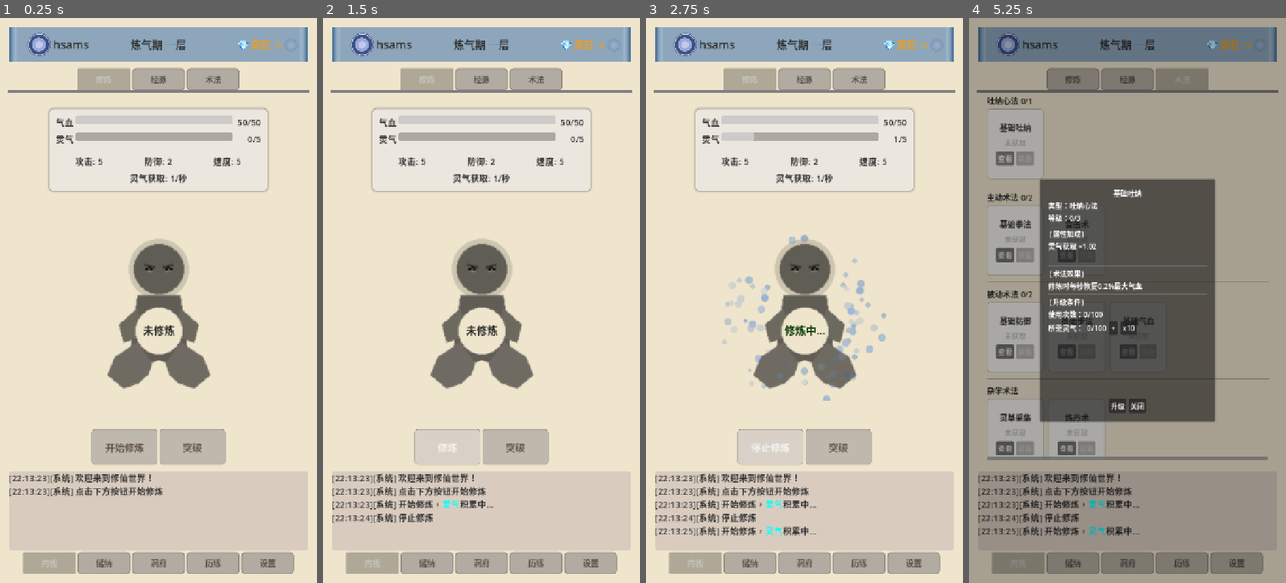
Above: before the commit, frames 1-4 (left to right).
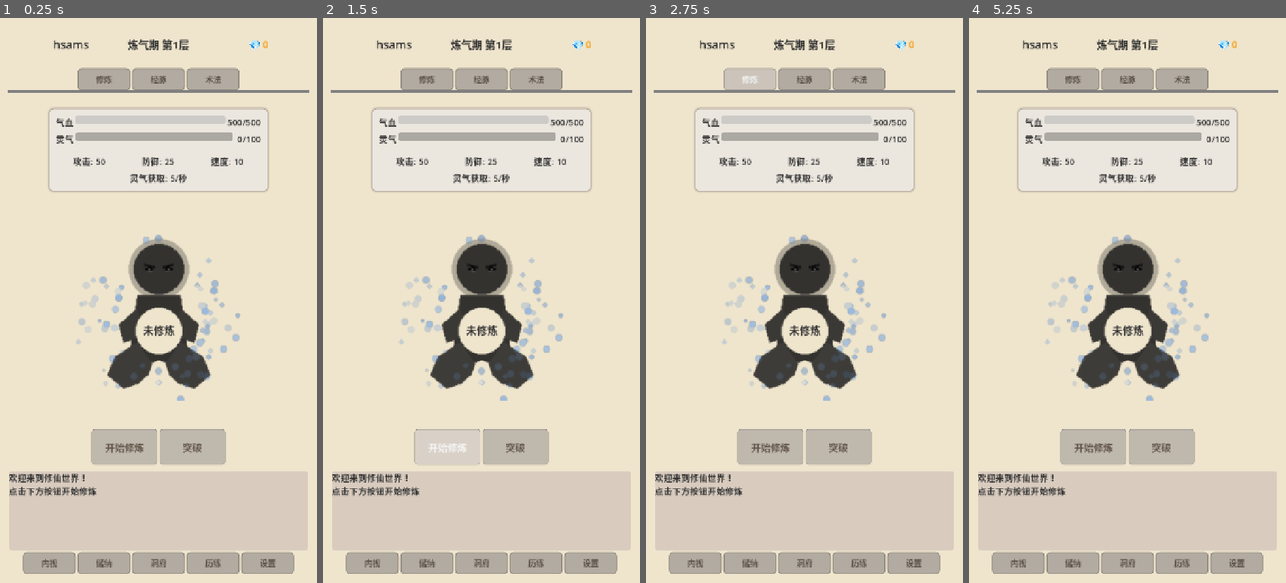
Above: after the commit, the same moments.

Repository: wcc11404/hello_world
Game: Godot game, scene res://scenes/main/Main.tscn
Two runs of this game, one before a commit and one after it. Both use one fixed random seed, a clock stepped at 60 frames per second and the inputs below.
Inputs (mouse positions are in pixels of both pictures, inside the frame that each line leads up to):
- Up to frame 1 (0.25 s): no input
- Up to frame 2 (1.5 s): click "开始修炼" at 0.5 s; click "停止修炼" (after the commit: "开始修炼") at 1.25 s
- Up to frame 3 (2.75 s): click "修炼" at 2 s
- Up to frame 4 (5.25 s): click "经脉" at 2.75 s; click "修炼" at 3.5 s; click "术法" at 4.25 s; click (1003, 159) at 5 s, where only the run before the commit has a clickable "查看"

The runs differ from the first frame. In frame 1, 12% of the frame differs, in the area x 2-98%, y 1-99%; in frame 2, 13%; in frame 3, 15%; in frame 4, 96%, in the area x 0-100%, y 0-100%.
Error after the commit: Parse Error: Function "add_log()" not found in base self. (res://scripts/ui/GameUI.gd:934)

Commit message:
refactor: 重构日志系统，明确区分系统消息和战斗消息
- 移除未使用的 on_lianli_lose 函数和信号连接
- 删除 GameUI.add_log() 和 LogManager.add_log() 自动检测函数
- 所有日志调用改为明确的 add_system_log() 或 add_battle_log()
- 气血不足等提示改为系统消息类型
- LianliModule 根据内容关键词判断日志类型

Diff:
--- a/scripts/core/LianliSystem.gd
+++ b/scripts/core/LianliSystem.gd
@@ -109,7 +109,8 @@
 
 	# 检查玩家血量，小于等于0不能进入历练
 	if player and player.health <= 0:
-		lianli_action_log.emit("气血不足，无法进入历练区域")
+		var area_name = lianli_area_data.get_area_name(area_id) if lianli_area_data else "历练区域"
+		lianli_action_log.emit("气血不足，无法进入" + area_name)
 		return false
 
 	current_area_id = area_id
@@ -128,7 +129,8 @@
 
 	# 检查玩家血量
 	if player and player.health <= 0:
-		lianli_action_log.emit("气血不足，无法进入无尽塔")
+		var tower_name = endless_tower_data.get_tower_name() if endless_tower_data else "无尽塔"
+		lianli_action_log.emit("气血不足，无法进入" + tower_name)
 		return false
 
 	# 设置无尽塔状态
@@ -255,6 +257,7 @@
 	return true
 
 # 结束历练（完全退出）
+# 注意：日志由调用方输出，此函数只负责清理状态
 func end_lianli():
 	is_in_lianli = false
 	is_in_battle = false
@@ -266,7 +269,6 @@
 	_restore_health_after_combat()
 	_reset_combat_buffs()
 	_cached_spell_system = null  # 清除缓存
-	lianli_action_log.emit("已退出历练区域")
 	lianli_ended.emit(false)
 
 # 结束当前战斗
@@ -301,15 +303,16 @@
 		match effect_type:
 			"start_buff":
 				var buff_type = effect_data.get("buff_type", "")
+				var log_effect = effect_data.get("log_effect", "")
 				match buff_type:
 					"defense":
 						var buff_percent = effect_data.get("buff_percent", 0.0)
 						combat_buffs.defense_percent += buff_percent
-						lianli_action_log.emit("战斗开始：" + spell_name + "生效，防御提升" + _format_percent(buff_percent))
+						lianli_action_log.emit("战斗开始，使用" + spell_name + "，" + log_effect)
 					"speed":
 						var buff_value = effect_data.get("buff_value", 0.0)
 						combat_buffs.speed_bonus += buff_value
-						lianli_action_log.emit("战斗开始：" + spell_name + "生效，速度+" + str(buff_value))
+						lianli_action_log.emit("战斗开始，使用" + spell_name + "，" + log_effect)
 					"health":
 						var health_percent = effect_data.get("buff_percent", 0.0)
 						if player:
@@ -321,7 +324,7 @@
 							player.set_combat_buffs(combat_buffs)
 							# 增加当前气血（临时）
 							player.health += bonus_health
-						lianli_action_log.emit("战斗开始：" + spell_name + "生效，气血上限提升" + _format_percent(health_percent))
+						lianli_action_log.emit("战斗开始，使用" + spell_name + "，" + log_effect)
 
 		# 增加使用次数
 		if not spell_id.is_empty():
@@ -521,13 +524,12 @@
 
 	# 检查是否是特殊区域（有special_drops）
 	if lianli_area_data and lianli_area_data.is_single_boss_area(current_area_id):
-		# 特殊区域掉落
+		# 特殊区域掉落（物品进入储纳时会由储纳系统提示）
 		var special_drops = lianli_area_data.get_special_drops(current_area_id)
 		for item_id in special_drops.keys():
 			var amount = special_drops[item_id]
 			loot.append({"item_id": item_id, "amount": amount})
 			lianli_reward.emit(item_id, amount, "lianli")
-		lianli_action_log.emit("战斗胜利！获得特殊奖励")
 	else:
 		# 普通掉落处理（从敌人配置中读取）
 		var drops_config = current_enemy.get("drops", {})
@@ -591,9 +593,8 @@
 		for item_id in reward.keys():
 			var amount = reward[item_id]
 			lianli_reward.emit(item_id, amount, "tower")
-		lianli_action_log.emit("通关第" + str(current_tower_floor) + "层！获得奖励！")
-	else:
-		lianli_action_log.emit("通关第" + str(current_tower_floor) + "层！")
+
+	lianli_action_log.emit("通关第" + str(current_tower_floor) + "层")
 
 	# 检查是否达到上限
 	var max_floor = endless_tower_data.get_max_floor()
--- a/scripts/core/SpellData.gd
+++ b/scripts/core/SpellData.gd
@@ -111,19 +111,19 @@
 				"spirit_cost": 120,
 				"use_count_required": 100,
 				"attribute_bonus": {"defense": 1.02},
-				"effect": {"type": "start_buff", "buff_type": "defense", "buff_percent": 0.15, "trigger_chance": 1.0}
+				"effect": {"type": "start_buff", "buff_type": "defense", "buff_percent": 0.15, "trigger_chance": 1.0, "log_effect": "防御提升15%"}
 			},
 			2: {
 				"spirit_cost": 360,
 				"use_count_required": 200,
 				"attribute_bonus": {"defense": 1.04},
-				"effect": {"type": "start_buff", "buff_type": "defense", "buff_percent": 0.16, "trigger_chance": 1.0}
+				"effect": {"type": "start_buff", "buff_type": "defense", "buff_percent": 0.16, "trigger_chance": 1.0, "log_effect": "防御提升16%"}
 			},
 			3: {
 				"spirit_cost": 1080,
 				"use_count_required": 500,
 				"attribute_bonus": {"defense": 1.06},
-				"effect": {"type": "start_buff", "buff_type": "defense", "buff_percent": 0.17, "trigger_chance": 1.0}
+				"effect": {"type": "start_buff", "buff_type": "defense", "buff_percent": 0.17, "trigger_chance": 1.0, "log_effect": "防御提升17%"}
 			}
 		}
 	},
@@ -138,19 +138,19 @@
 				"spirit_cost": 130,
 				"use_count_required": 100,
 				"attribute_bonus": {"speed": 0.1},
-				"effect": {"type": "start_buff", "buff_type": "speed", "buff_value": 0.1, "trigger_chance": 1.0}
+				"effect": {"type": "start_buff", "buff_type": "speed", "buff_value": 0.1, "trigger_chance": 1.0, "log_effect": "速度+0.1"}
 			},
 			2: {
 				"spirit_cost": 390,
 				"use_count_required": 200,
 				"attribute_bonus": {"speed": 0.2},
-				"effect": {"type": "start_buff", "buff_type": "speed", "buff_value": 0.2, "trigger_chance": 1.0}
+				"effect": {"type": "start_buff", "buff_type": "speed", "buff_value": 0.2, "trigger_chance": 1.0, "log_effect": "速度+0.2"}
 			},
 			3: {
 				"spirit_cost": 1170,
 				"use_count_required": 500,
 				"attribute_bonus": {"speed": 0.3},
-				"effect": {"type": "start_buff", "buff_type": "speed", "buff_value": 0.3, "trigger_chance": 1.0}
+				"effect": {"type": "start_buff", "buff_type": "speed", "buff_value": 0.3, "trigger_chance": 1.0, "log_effect": "速度+0.3"}
 			}
 		}
 	},
@@ -165,19 +165,19 @@
 				"spirit_cost": 120,
 				"use_count_required": 100,
 				"attribute_bonus": {"health": 1.02},
-				"effect": {"type": "start_buff", "buff_type": "health", "buff_percent": 0.005, "trigger_chance": 1.0}
+				"effect": {"type": "start_buff", "buff_type": "health", "buff_percent": 0.005, "trigger_chance": 1.0, "log_effect": "气血上限提升0.5%"}
 			},
 			2: {
 				"spirit_cost": 360,
 				"use_count_required": 200,
 				"attribute_bonus": {"health": 1.04},
-				"effect": {"type": "start_buff", "buff_type": "health", "buff_percent": 0.01, "trigger_chance": 1.0}
+				"effect": {"type": "start_buff", "buff_type": "health", "buff_percent": 0.01, "trigger_chance": 1.0, "log_effect": "气血上限提升1%"}
 			},
 			3: {
 				"spirit_cost": 1080,
 				"use_count_required": 500,
 				"attribute_bonus": {"health": 1.06},
-				"effect": {"type": "start_buff", "buff_type": "health", "buff_percent": 0.015, "trigger_chance": 1.0}
+				"effect": {"type": "start_buff", "buff_type": "health", "buff_percent": 0.015, "trigger_chance": 1.0, "log_effect": "气血上限提升1.5%"}
 			}
 		}
 	},
--- a/scripts/ui/GameUI.gd
+++ b/scripts/ui/GameUI.gd
@@ -210,8 +210,9 @@
 	show_neishi_tab()
 
 	# 在log_manager初始化后添加欢迎消息
-	add_log("欢迎来到修仙世界！")
-	add_log("点击下方按钮开始修炼")
+	if log_manager:
+		log_manager.add_system_log("欢迎来到修仙世界！")
+		log_manager.add_system_log("点击下方按钮开始修炼")
 
 	# 加载游戏数据（模块初始化完成后）
 	load_game_data()
@@ -460,10 +461,12 @@
 	neishi_module.log_message.connect(_on_neishi_module_log)
 
 func _on_cultivation_module_log(message: String):
-	add_log(message)
+	if log_manager:
+		log_manager.add_system_log(message)
 
 func _on_neishi_module_log(message: String):
-	add_log(message)
+	if log_manager:
+		log_manager.add_system_log(message)
 
 func setup_lianli_module():
 	# 创建历练模块
@@ -499,7 +502,8 @@
 	lianli_module.log_message.connect(_on_lianli_module_log)
 
 func _on_lianli_module_log(message: String):
-	add_log(message)
+	if log_manager:
+		log_manager.add_system_log(message)
 
 func load_game_data():
 	var game_manager = get_node("/root/GameManager")
@@ -579,8 +583,6 @@
 			battle_sys.lianli_round.connect(lianli_module.on_lianli_round)
 		if battle_sys.has_signal("lianli_win"):
 			battle_sys.lianli_win.connect(lianli_module.on_lianli_win)
-		if battle_sys.has_signal("lianli_lose"):
-			battle_sys.lianli_lose.connect(lianli_module.on_lianli_lose)
 
 		lianli_signals_connected = true
 
@@ -661,7 +663,8 @@
 	if chuna_module:
 		chuna_module.update_inventory_ui()
 	update_ui()  # 更新灵石数量显示
-	add_log("获得物品: " + item_data_ref.get_item_name(item_id) + " x" + str(count))
+	if log_manager:
+		log_manager.add_system_log("获得物品: " + item_data_ref.get_item_name(item_id) + " x" + str(count))
 
 func show_neishi_tab():
 	neishi_panel.visible = true
@@ -914,10 +917,6 @@
 
 # 突破按钮处理已迁移到 CultivationModule
 
-func add_log(message: String):
-	if log_manager:
-		log_manager.add_log(message)
-
 func _on_offline_reward_received(rewards: Dictionary):
 	if rewards and rewards.get("offline_hours", 0) > 0:
 		var offline_seconds = rewards.get("offline_seconds", 0)
--- a/scripts/ui/LogManager.gd
+++ b/scripts/ui/LogManager.gd
@@ -26,19 +26,6 @@
 # 添加战斗消息
 func add_battle_log(message: String):
 	_add_log_internal(message, LogType.BATTLE)
-
-func add_log(message: String):
-	# 根据消息内容自动判断类型
-	var log_type = _detect_log_type(message)
-	_add_log_internal(message, log_type)
-
-func _detect_log_type(message: String) -> LogType:
-	# 战斗消息关键词
-	var battle_keywords = ["遭遇", "攻击", "伤害", "历练成功", "历练失败", "通关", "敌人"]
-	for keyword in battle_keywords:
-		if keyword in message:
-			return LogType.BATTLE
-	return LogType.SYSTEM
 
 func _add_log_internal(message: String, log_type: LogType):
 	var timestamp = _get_timestamp()
--- a/scripts/ui/modules/ChunaModule.gd
+++ b/scripts/ui/modules/ChunaModule.gd
@@ -583,8 +583,8 @@
 
 # 辅助函数：添加日志
 func _add_log(message: String):
-	if game_ui and game_ui.has_method("add_log"):
-		game_ui.add_log(message)
+	if game_ui and game_ui.log_manager:
+		game_ui.log_manager.add_system_log(message)
 	else:
 		print("[ChunaModule] " + message)
 
--- a/scripts/ui/modules/CultivationModule.gd
+++ b/scripts/ui/modules/CultivationModule.gd
@@ -97,9 +97,10 @@
 		cultivate_button.text = "修炼"
 		cultivation_stopped.emit()
 	else:
-		# 如果正在历练或等待中，先停止历练（日志由LianliSystem.end_lianli()输出）
+		# 如果正在历练或等待中，先停止历练
 		if lianli_system and (lianli_system.is_in_lianli or lianli_system.is_waiting):
 			lianli_system.end_lianli()
+			log_message.emit("已退出历练区域")
 			# 通知GameUI切换回内视页面
 			if game_ui and game_ui.has_method("show_neishi_tab"):
 				game_ui.show_neishi_tab()
--- a/scripts/ui/modules/LianliModule.gd
+++ b/scripts/ui/modules/LianliModule.gd
@@ -238,6 +238,7 @@
 func on_exit_lianli_pressed():
 	if lianli_system:
 		lianli_system.end_lianli()
+		log_message.emit("已退出历练区域")
 	show_lianli_select_panel()
 
 # 启用继续战斗按钮
@@ -528,20 +529,6 @@
 		if chuna_module:
 			chuna_module.update_inventory_ui()
 
-# 历练失败
-func on_lianli_lose():
-	if lianli_status_label:
-		lianli_status_label.text = "历练失败..."
-		lianli_status_label.modulate = Color.RED
-
-	var log_msg = "历练失败，已自动退出历练区域"
-	if log_manager:
-		log_manager.add_battle_log(log_msg)
-	else:
-		log_message.emit(log_msg)
-
-	show_lianli_select_panel()
-
 # 等待中
 func on_lianli_waiting(time_remaining: float):
 	if lianli_status_label:
@@ -550,10 +537,21 @@
 
 	lianli_waiting.emit(time_remaining)
 
-# 战斗日志
+# 战斗日志（根据内容判断类型）
 func on_lianli_action_log(message: String):
+	# 系统消息关键词
+	var system_keywords = ["气血不足", "无法进入"]
+	var is_system = false
+	for keyword in system_keywords:
+		if keyword in message:
+			is_system = true
+			break
+
 	if log_manager:
-		log_manager.add_battle_log(message)
+		if is_system:
+			log_manager.add_system_log(message)
+		else:
+			log_manager.add_battle_log(message)
 	else:
 		log_message.emit(message)
 
--- a/scripts/ui/modules/SettingsModule.gd
+++ b/scripts/ui/modules/SettingsModule.gd
@@ -51,11 +51,11 @@
 
 	if save_manager:
 		var result = save_manager.save_game()
-		if game_ui and game_ui.has_method("add_log"):
+		if game_ui and game_ui.log_manager:
 			if result:
-				game_ui.add_log("存档成功！")
+				game_ui.log_manager.add_system_log("存档成功！")
 			else:
-				game_ui.add_log("存档失败...")
+				game_ui.log_manager.add_system_log("存档失败...")
 		return result
 	return false
 
@@ -73,16 +73,16 @@
 	var game_manager = get_node_or_null("/root/GameManager")
 	if game_manager:
 		var result = game_manager.load_game()
-		if game_ui and game_ui.has_method("add_log"):
+		if game_ui and game_ui.log_manager:
 			if result:
-				game_ui.add_log("读档成功！")
+				game_ui.log_manager.add_system_log("读档成功！")
 				# 刷新UI
 				if game_ui.has_method("update_ui"):
 					game_ui.update_ui()
 				if game_ui.has_method("refresh_inventory_ui"):
 					game_ui.refresh_inventory_ui()
 			else:
-				game_ui.add_log("读档失败...")
+				game_ui.log_manager.add_system_log("读档失败...")
 		return result
 	return false
 
--- a/scripts/ui/modules/SpellModule.gd
+++ b/scripts/ui/modules/SpellModule.gd
@@ -562,8 +562,8 @@
 
 func _add_log(message: String):
 	"""添加日志"""
-	if game_ui and game_ui.has_method("add_log"):
-		game_ui.add_log(message)
+	if game_ui and game_ui.log_manager:
+		game_ui.log_manager.add_system_log(message)
 
 # 公共接口
 ## 获取当前查看的术法ID
